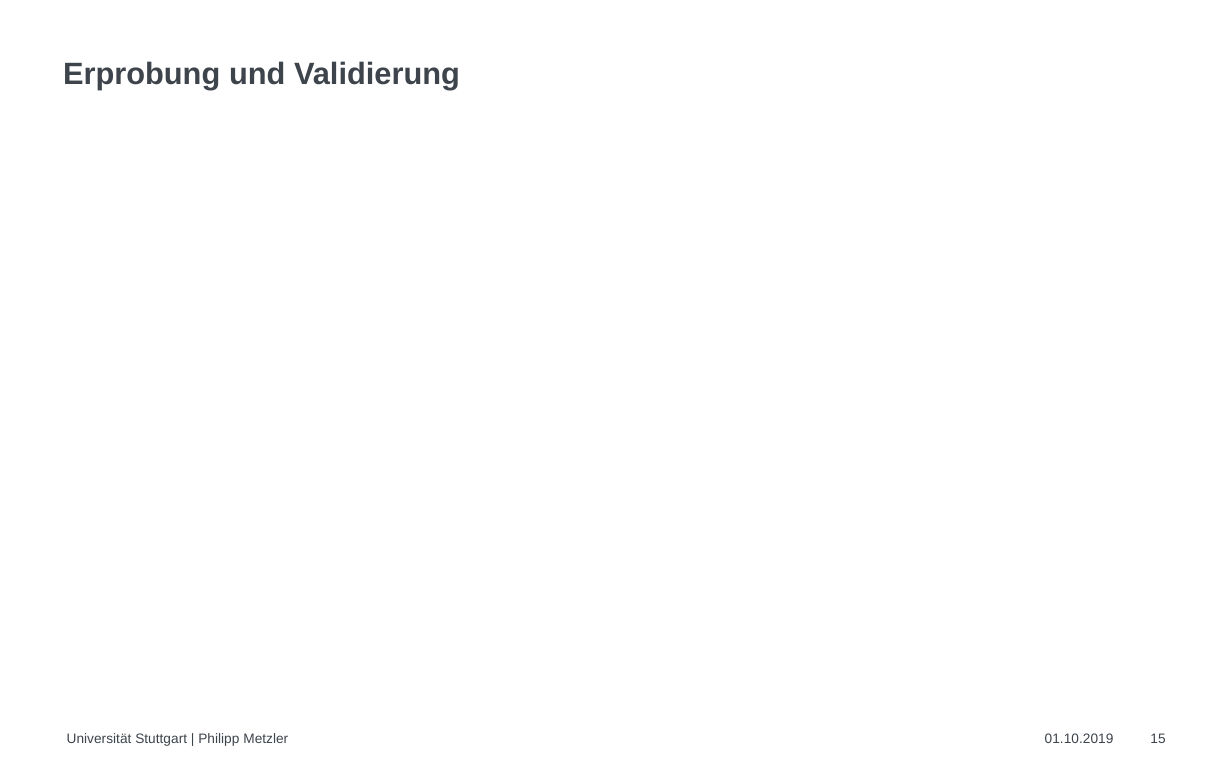
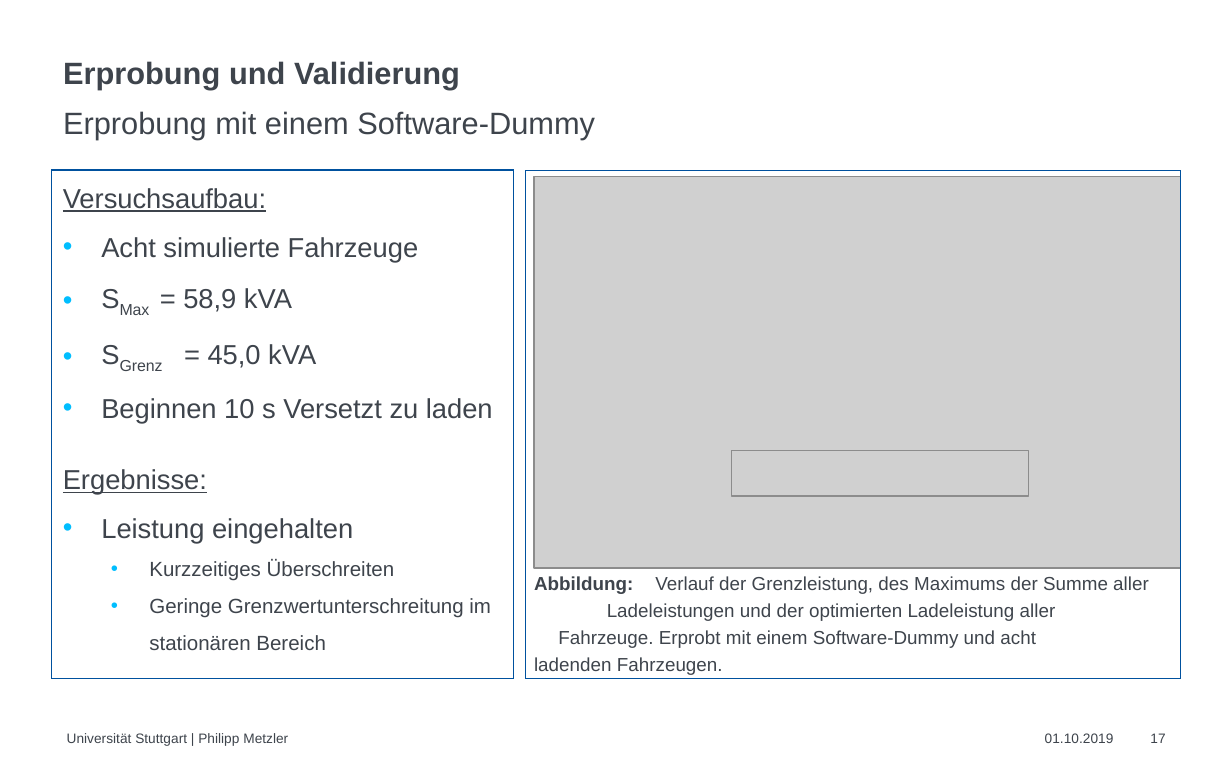
Before and after one commit to CHPhilipp/Sonsitige-Dokumente, a slide deck: slide 17 of Präsentation 16 zu 10 - IEH.pptx (slide 15 before the commit). Drawn at 1232x770 pixels with LibreOffice and Linux fonts; fonts in the diff are those of the drawing; grey boxes stand for pictures. Boxes give left, top, right and bottom in pixels: in the first picture for what was removed or moved away, otherwise in the second. Text is boxed around its words. In the diff, an @@ line names an element or a change of style, - is before the commit and + after.

```diff
--- a/Präsentation 16 zu 10 - IEH.pptx
+++ b/Präsentation 16 zu 10 - IEH.pptx
@@ text added at [63,111,595,140], 18 pt, text #3E444C @@
+Erprobung mit einem Software-Dummy
@@ rectangle added at [52,170,514,679], outline #00519E 0.75 pt @@
@@ rectangle added at [526,170,1181,679], outline #00519E 0.75 pt @@
@@ picture added at [533,176,1180,568] @@
@@ text added at [63,188,493,650], 16 pt, text #3E444C @@
+Versuchsaufbau:
+• Acht simulierte Fahrzeuge
+• SMax = 58,9 kVA
+• SGrenz = 45,0 kVA
+• Beginnen 10 s Versetzt zu laden
+Ergebnisse:
+• Leistung eingehalten
+  • Kurzzeitiges Überschreiten
+  • Geringe Grenzwertunterschreitung im stationären Bereich
@@ picture added at [732,451,1029,496] @@
@@ text added at [534,576,1149,675], 11 pt, text #3E444C @@
+Abbildung: Verlauf der Grenzleistung, des Maximums der Summe aller Ladeleistungen und der optimierten Ladeleistung aller Fahrzeuge. Erprobt mit einem Software-Dummy und acht ladenden Fahrzeugen.
@@ page number at [1150,733,1165,743]: text changed @@
-15
+17
```
Also in this commit, not shown: 6 other slides changed, 5 slides added, 1 slide removed.
